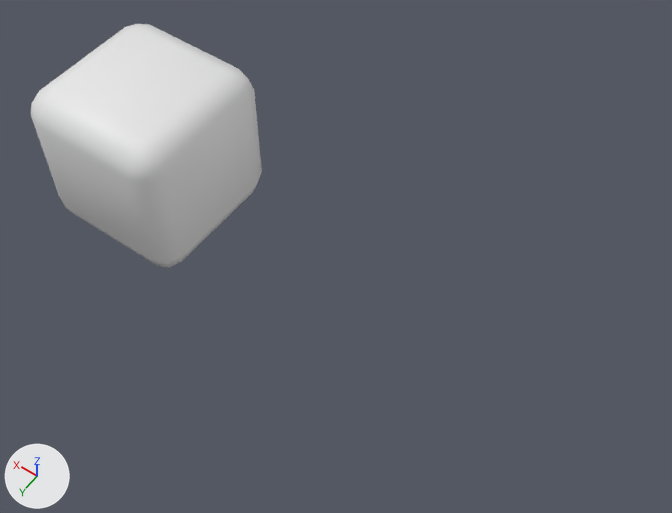
The FBX model Assets/Meshes/cube.fbx, before and after one commit.
One viewpoint serves both versions: a camera (50 mm lens) standing at (-6.52, 5.29, 8.13) and looking at (-2.75, 0.01, -0.15). The lights are fixed; the arrows at lower left show +X, +Y and +Z. Where no turn or scale is listed for an object, it has been applied to the vertices.
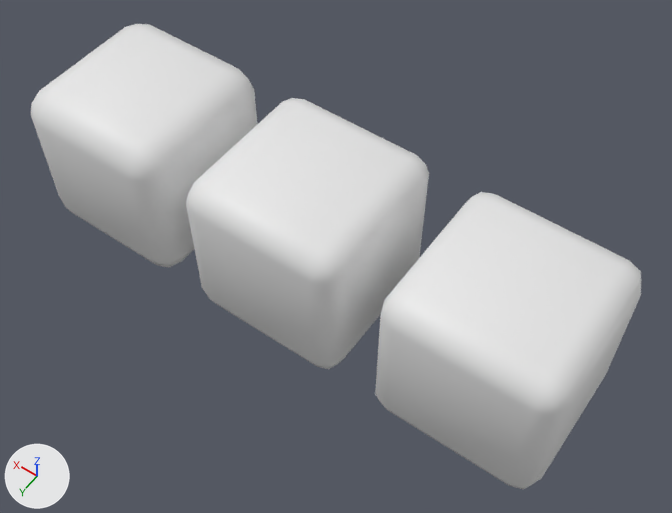
The change, as a diff of the scene's bpy script:
```diff
--- a/Assets/Meshes/cube.fbx.py
+++ b/Assets/Meshes/cube.fbx.py
@@ me_cube @@
+me_cube.from_pydata(...)  # 56 vertices, 54 faces; spans x -1.0..1.0, y -1.0..1.0, z -1.0..1.0
@@ ob_cube_025 @@
+ob_cube_025 = bpy.data.objects.new('cube_025', me_cube)
+ob_cube_025.location = (-2.39, 0.0, 0.0)
@@ ob_cube_025_let @@
+ob_cube_025_let = bpy.data.objects.new('cube_025_let', me_cube.copy())
+ob_cube_025_let.location = (-4.85, 0.0, 0.0)
```

Where the change shows, as pixel boxes [x1, y1, x2, y2] in the pictures (672 x 513 px):
'cube_025_let', added: after [375, 192, 642, 489]
'cube_025', added: after [186, 98, 429, 369]
